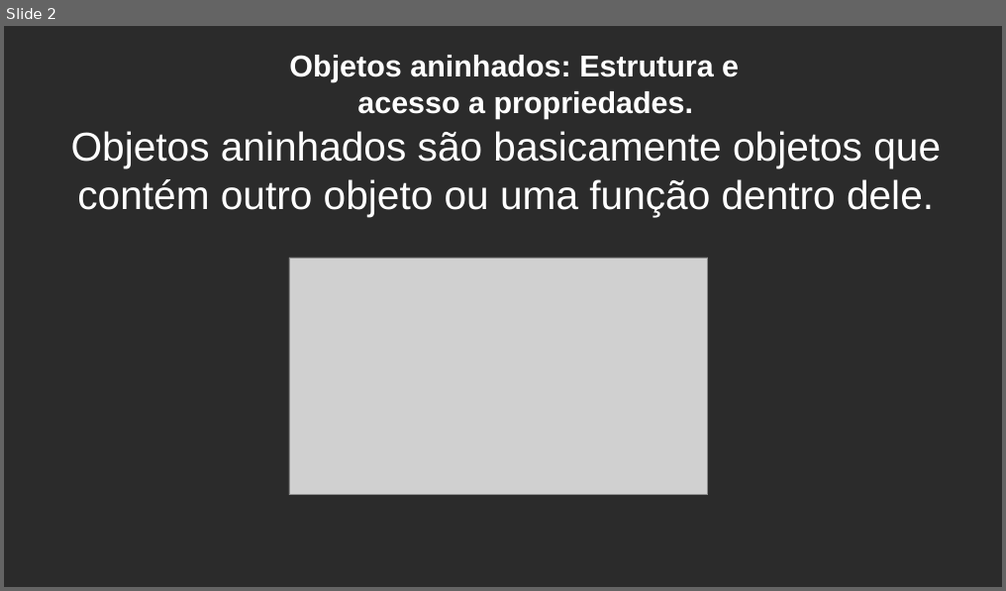
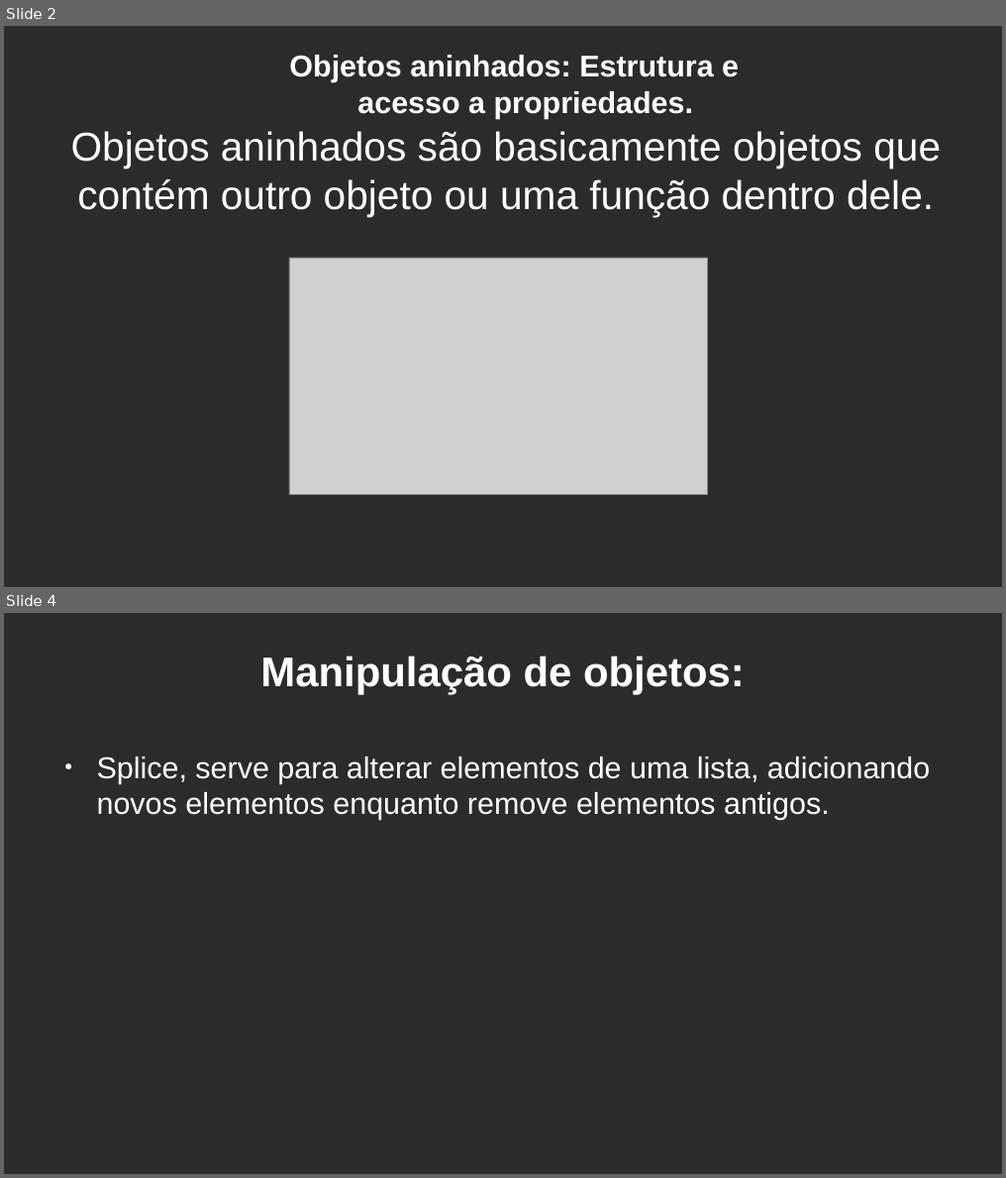
Before and after one commit to Fabio815/JavaScript, a slide deck: Semana6/Sem título 1.odp. Shown one above the other, each under a label of ours: slide 2 before the commit, slides 2 and 4 after it; the slides between them are not shown. The pictures are 1006x591 and 1006x1178 pixels, drawn with LibreOffice and Linux fonts; fonts in the diff are those of the drawing; grey boxes stand for pictures; background and template pictures are left out; a plain dark background stands for a picture behind light text. Boxes give left, top, right and bottom in pixels: in the first picture for what was removed or moved away, otherwise in the second. Text is boxed around its words. In the diff, an @@ line names an element or a change of style, - is before the commit and + after.

```diff
--- a/Semana6/Sem título 1.odp
+++ b/Semana6/Sem título 1.odp
@@ slide 4 added at (4, 613, 1002, 1174), background picture (left out) @@
@@ title added at (260, 656, 745, 694), 33 pt, text #FFFFFF, bold @@
+Manipulação de objetos:
@@ text added at (97, 757, 930, 820), 24 pt, text #FFFFFF @@
+● Splice, serve para alterar elementos de uma lista, adicionando novos elementos enquanto remove elementos antigos.
```
Also in this commit, not shown: 1 slide changed, 2 other slides added, 5 other files.
